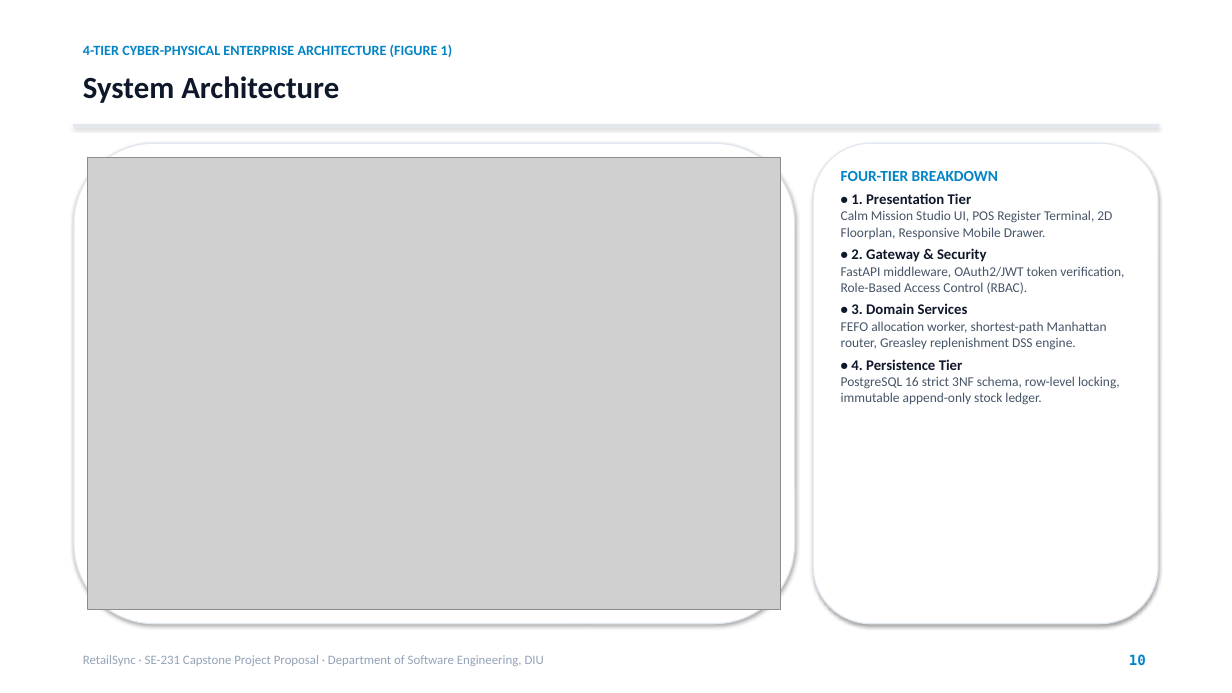
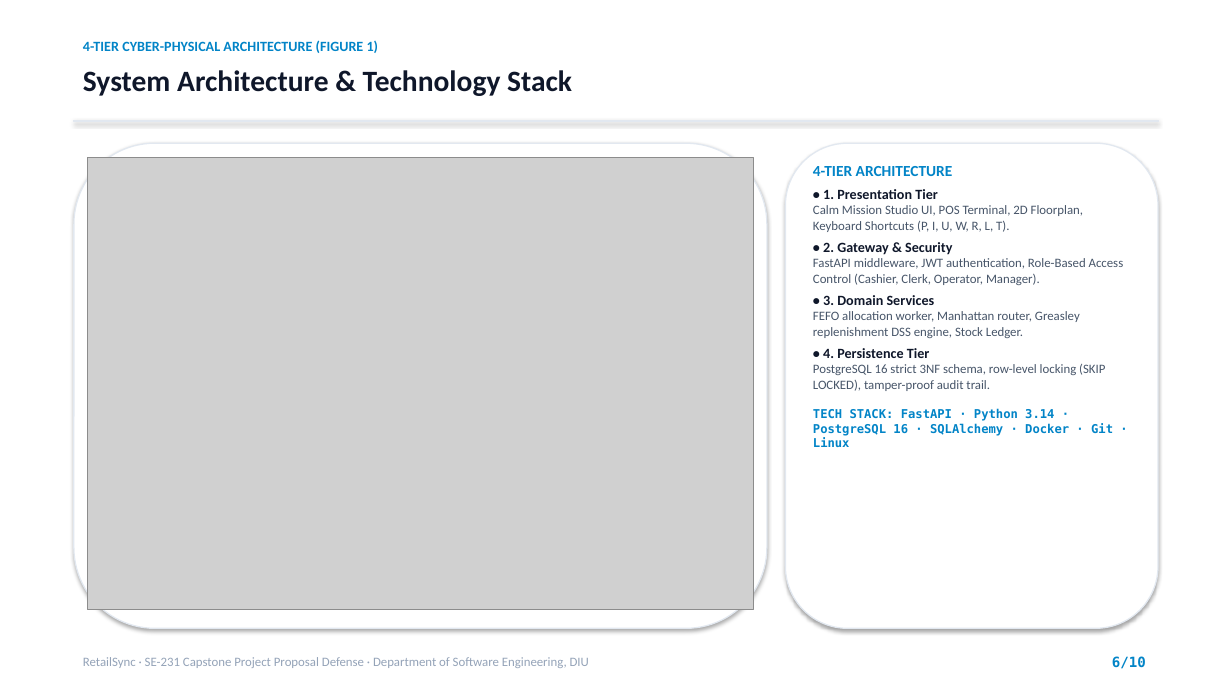
Before and after one commit to Likhon545466/retailsync, a slide deck: slide 6 of archive/RetailSync_Team_Sharing_Pack/03_Defense_Presentation_Deck.pptx (slide 10 before the commit). Drawn at 1232x693 pixels with LibreOffice and Linux fonts; fonts in the diff are those of the drawing; grey boxes stand for pictures. Boxes give left, top, right and bottom in pixels: in the first picture for what was removed or moved away, otherwise in the second. Text is boxed around its words. In the diff, an @@ line names an element or a change of style, - is before the commit and + after.

```diff
--- a/archive/RetailSync_Team_Sharing_Pack/03_Defense_Presentation_Deck.pptx
+++ b/archive/RetailSync_Team_Sharing_Pack/03_Defense_Presentation_Deck.pptx
@@ text at <box>83,40,379,53</box>: text changed @@
-4-TIER CYBER-PHYSICAL ENTERPRISE ARCHITECTURE (FIGURE 1)
+4-TIER CYBER-PHYSICAL ARCHITECTURE (FIGURE 1)
@@ text at <box>83,70,572,96</box>: text changed; size 24 to 23 pt @@
-System Architecture
+System Architecture & Technology Stack
@@ rectangle: place and size @@
-rectangle at <box>74,125,1158,126</box>
+rectangle at <box>74,120,1158,121</box>
@@ rounded rectangle: place and size @@
-rounded rectangle at <box>74,143,795,624</box>
+rounded rectangle at <box>74,143,767,628</box>
@@ rounded rectangle: place and size @@
-rounded rectangle at <box>813,143,1158,624</box>
+rounded rectangle at <box>786,143,1158,628</box>
@@ picture: place and size @@
-picture at <box>88,157,781,610</box>
+picture at <box>88,157,753,610</box>
@@ text "4-TIER ARCHITECTURE": place and size @@
-text "4-TIER ARCHITECTURE" at <box>841,171,1124,405</box>
+text "4-TIER ARCHITECTURE" at <box>813,166,1124,447</box>
@@ text at <box>813,166,953,176</box>: text changed @@
-FOUR-TIER BREAKDOWN
+4-TIER ARCHITECTURE
@@ text at <box>813,205,1083,232</box>: text changed; size 10.5 to 10 pt @@
-Calm Mission Studio UI, POS Register Terminal, 2D Floorplan, Responsive Mobile Drawer.
+Calm Mission Studio UI, POS Terminal, 2D Floorplan, Keyboard Shortcuts (P, I, U, W, R, L, T).
@@ text at <box>823,189,952,358</box>: size 11.5 to 11 pt in "• 1. Presentation Tier", "• 2. Gateway & Security", "• 3. Domain Services", "• 4. Persistence Tier" @@
@@ text at <box>813,258,1124,285</box>: text changed; size 10.5 to 10 pt @@
-FastAPI middleware, OAuth2/JWT token verification, Role-Based Access Control (RBAC).
+FastAPI middleware, JWT authentication, Role-Based Access Control (Cashier, Clerk, Operator, Manager).
@@ text at <box>813,311,1080,338</box>: text changed; size 10.5 to 10 pt @@
-FEFO allocation worker, shortest-path Manhattan router, Greasley replenishment DSS engine.
+FEFO allocation worker, Manhattan router, Greasley replenishment DSS engine, Stock Ledger.
@@ text at <box>813,364,1113,447</box>: text changed; size 10.5 to 10 pt @@
-PostgreSQL 16 strict 3NF schema, row-level locking, immutable append-only stock ledger.
+PostgreSQL 16 strict 3NF schema, row-level locking (SKIP LOCKED), tamper-proof audit trail.
+TECH STACK: FastAPI · Python 3.14 · PostgreSQL 16 · SQLAlchemy · Docker · Git · Linux
@@ text at <box>83,657,589,668</box>: text changed @@
-RetailSync · SE-231 Capstone Project Proposal · Department of Software Engineering, DIU
+RetailSync · SE-231 Capstone Project Proposal Defense · Department of Software Engineering, DIU
@@ text at <box>1112,656,1146,669</box>: text changed @@
-10
+6/10
```
Also in this commit, not shown: 5 other slides changed, 4 slides added, 12 slides removed, 3 other files.
